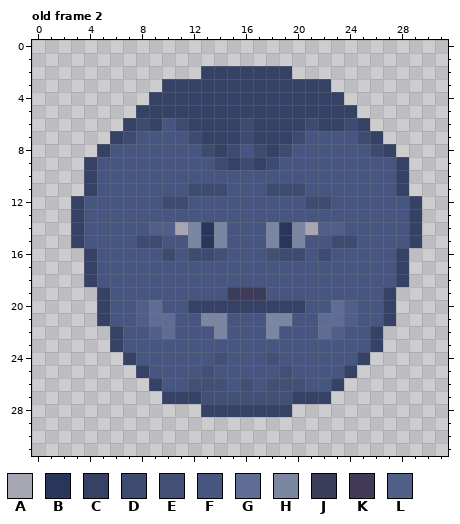
File history of a pixel-art file, Assets/Sprites/Player/player_other.aseprite. Above is the file before it was changed.
32x32 pixels, 3 frames. Colours within 5 levels of each other are drawn and written as one. Shown: old frame 2. The commit also changed other frames, which this record leaves out.
Palette (. is transparent): A #a6a7b3  B #28365c  C #354266  D #3d4b71  E #435076  F #475680  G #5f6d95  H #7b86a3  J #3b3c59  K #413b59  L #505e88
Pixels before, old frame 2, first column x 3:
 2 ..........CCCCCCC..........
 3 .......CCCCCCCCCCCCC.......
 4 ......CCCCCCCCCCCCCCC......
 5 .....CCCCCCCCCCCCCCCCC.....
 6 ....CDCFDCCCCDCCCCDCCDC....
 7 ...CDFFFFDCCCDCCCDFFFFDC...
 8 ..CFFFFFFFDCDFDCDFFFFFFDC..
 9 .CFFFFFFFFFDCDCDFFFFFFFFFC.
10 .CFFFFFFFFFFFFFFFFFFFFFFFC.
11 .CFFFFFFFDDDFFFDDDFFFFFFFC.
12 CFFFFFFDDFFFFFFFFFDDFFFFFFC
13 CFFFFFFFFFFFFFFFFFFFFFFFFFC
14 CFFFFFLLAHBHFFFHBHALLFFFFFC
15 CFFFFDDFFHBHFFFHBHFFDDFFFFC
16 .CFFFFFDFDDEFFFEDDFDFFFFFC.
17 .CFFFFFFFFFFFFFFFFFFFFFFFC.
18 .CFFFFFFFFFFFFFFFFFFFFFFFC.
19 ..CFFFFFFFFFJKJFFFFFFFFFC..
20 ..CFFLGFFCCCCCCCCCFFGLFFC..
21 ..CFFLGGFFHHFFFHHFFGGLFFC..
22 ...CFFLGFFFHFFFHFFFGLFFC...
23 ...CFFFFFFFFFFFFFFFFFFFC...
24 ....CFFFFFFEFFFEFFFFFFC....
25 .....CFFFFEFFFFFEFFFFC.....
26 ......CFFEEEFEFEEEFFC......
27 .......CCCEEEEEEECCC.......
28 ..........CCCCCCC..........
After the commit:
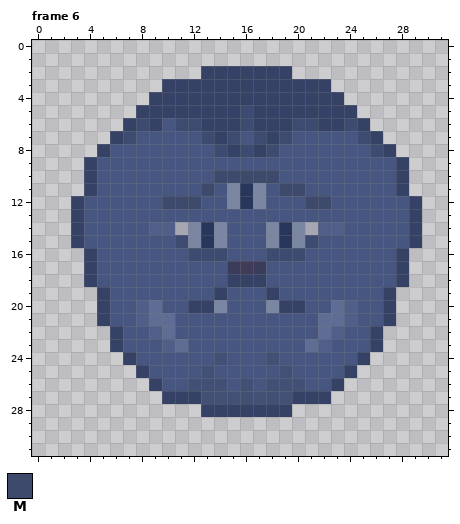
Colours new in this view: M #3e4a6b
A new or re-ordered frame is compared with the old frame closest to it.
Change:
frames 3 -> 6
Frame 6 is new; against old frame 2, layer "Heads":
The author changed colour F to colour B in rows 11 to 12 at x 16.
The author changed colour D to colour C in row 8 at x 15 and 17.
The author changed colour F to colour C in row 18 at x 15 to 17; in row 19 at x 14 and 18.
The author changed colour C to colour D in row 5 at x 16; in row 6 at x 12 and 20; in row 7 at x 13, 15, 17 and 19; in row 8 at x 14 and 18.
The author changed colour E to colour D in row 16 at x 14 and 18.
The author changed colour F to colour D in row 8 at x 16; in row 15 at x 11 and 21.
The author changed colour C to colour F in row 9 at x 15 and 17; in row 20 at x 15 to 17.
The author changed colour D to colour F in row 7 at x 12, 16 and 20; in row 8 at x 13 and 19; in row 9 at x 14, 16 and 18; in row 11 at x 12, 14 and 18; in row 15 at x 8 to 9 and 23 to 24; in row 16 at x 10 and 22.
The author changed colour H to colour F in row 21 at x 13 to 14 and 18 to 19; in row 22 at x 14 and 18.
The author changed colour J to colour F in row 19 at x 15 and 17.
The author changed colour K to colour F in row 19 at x 16.
The author changed colour F to colour G in row 23 at x 11 and 21.
The author changed colour C to colour H in row 20 at x 14 and 18.
The author changed colour F to colour H in rows 11 to 12 at x 15 and 17.
The author changed colour F to colour J in row 17 at x 15 and 17.
The author changed colour F to colour K in row 17 at x 16.
The author changed colour F to colour L in row 23 at x 10 and 22.
The author changed colour D to colour M in row 11 at x 13 and 19 to 20; in row 12 at x 10 to 11 and 21 to 22.
The author changed colour F to colour M in row 10 at x 14 to 18; in row 12 at x 12.
Pixel boxes of the changes (left, top, right, bottom) in both pictures:
changed: (136, 105, 357, 352)
